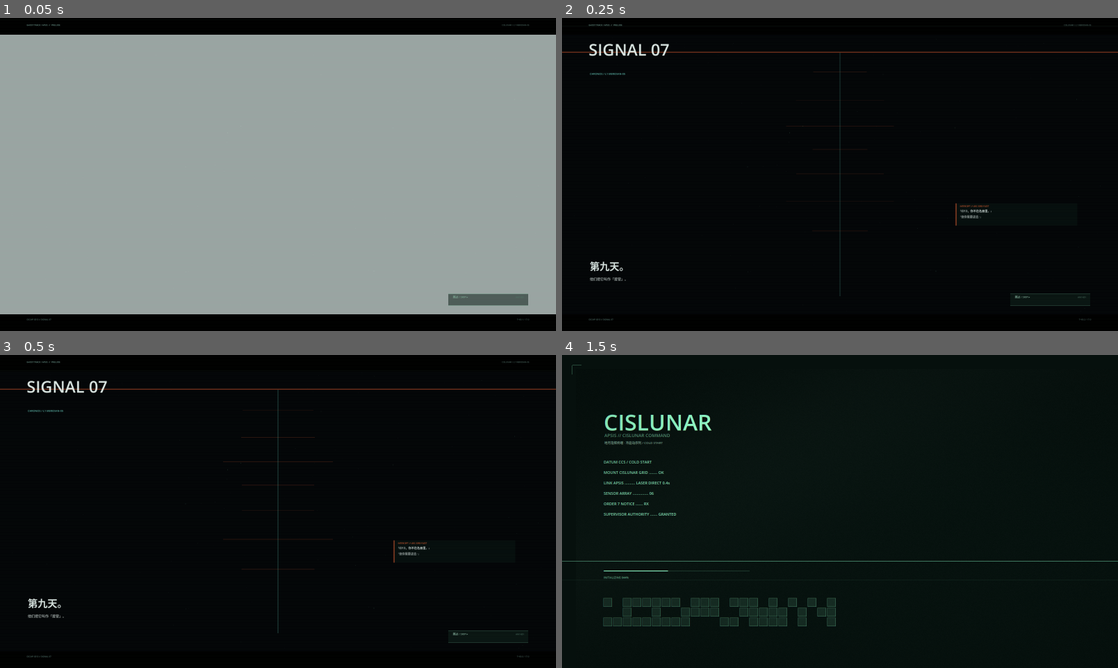
Above: before the commit, frames 1-4 (two rows, left to right).
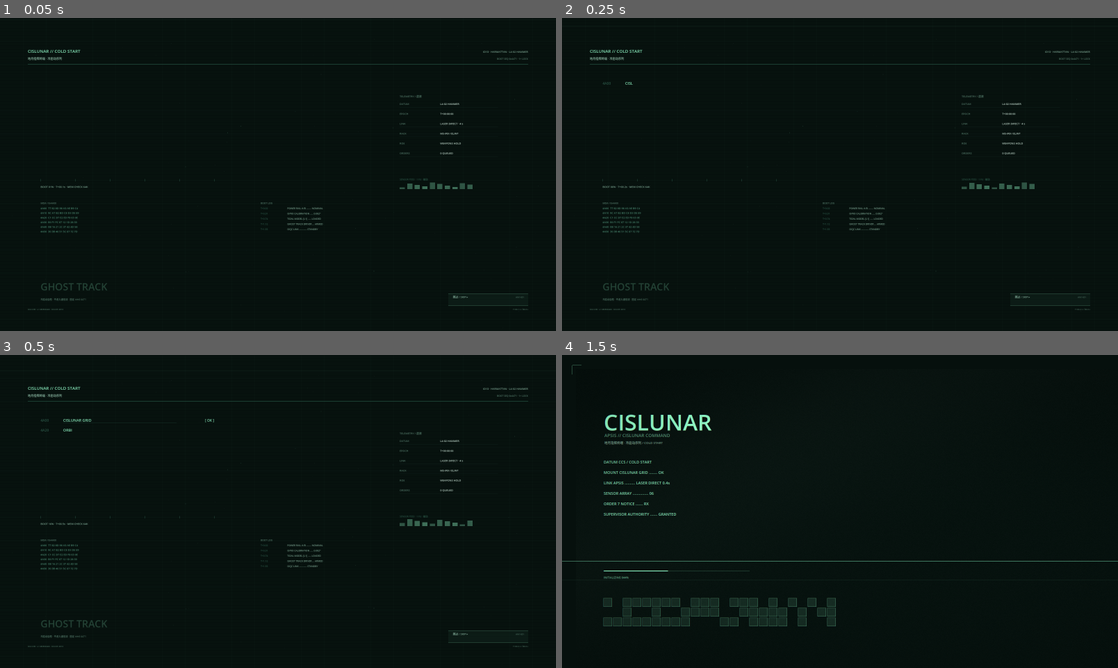
Above: after the commit, the same moments.

Repository: HATO-24/ghost-track-apsis
Game: Godot game, scene res://intro.tscn
The game is run twice, just before and just after one commit, with the same random seed, the same clock (stepped at 60 frames per second) and the same inputs.
Inputs (mouse positions are in pixels of both pictures, inside the frame that each line leads up to):
- Up to frame 1 (0.05 s): no input
- Up to frame 2 (0.25 s): no input
- Up to frame 3 (0.5 s): no input
- Up to frame 4 (1.5 s): tap Enter at 0.5 s; move the mouse to (962, 495) at 0.52 s; hold Right 0.53-1.25 s; hold E 0.53-1.25 s; click (962, 495) at 0.67 s; tap Space (ui_select) at 0.77 s; drag from (840, 511) to (812, 574) at 1.27 s

The runs differ from the first frame. In frame 1, 89% of the frame differs, in the area x 0-100%, y 2-97%; in frame 2, 2.4%; in frame 3, 2.6%; in frame 4, nothing differs.

Commit message:
恢复终端版启动CG为默认；重录完整 47s demo 演示与 9s 终端 CG 预览

Diff:
--- a/game_v15/scripts/intro.gd
+++ b/game_v15/scripts/intro.gd
@@ -146,7 +146,7 @@
 
 func _parse_env() -> void:
 	_style = OS.get_environment("DSH_INTRO_STYLE")
-	if _style == "": _style = "marathon"
+	if _style == "": _style = "terminal"
 	var intro := OS.get_environment("DSH_INTRO")
 	var shot := OS.get_environment("DSH_SHOT")
 	var skip := OS.get_environment("DSH_SKIP_INTRO")
Not shown, changed: docs/29_启动CG.md
Not shown, changed: mockups/ghost-track-demo.mp4
Not shown, changed: mockups/p7-startup-cg.mp4
